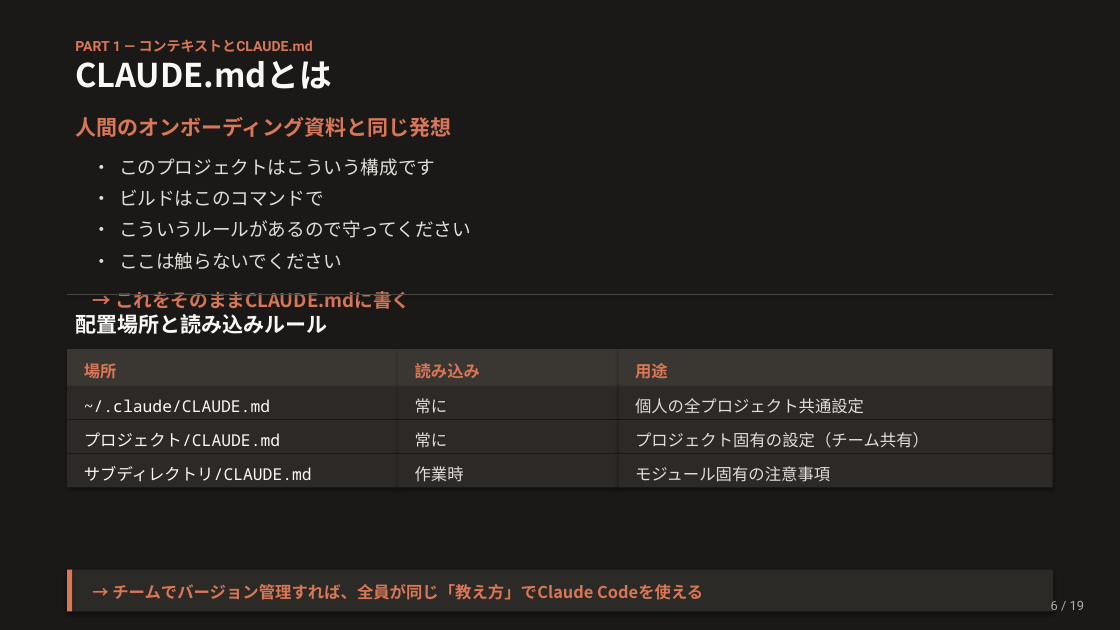
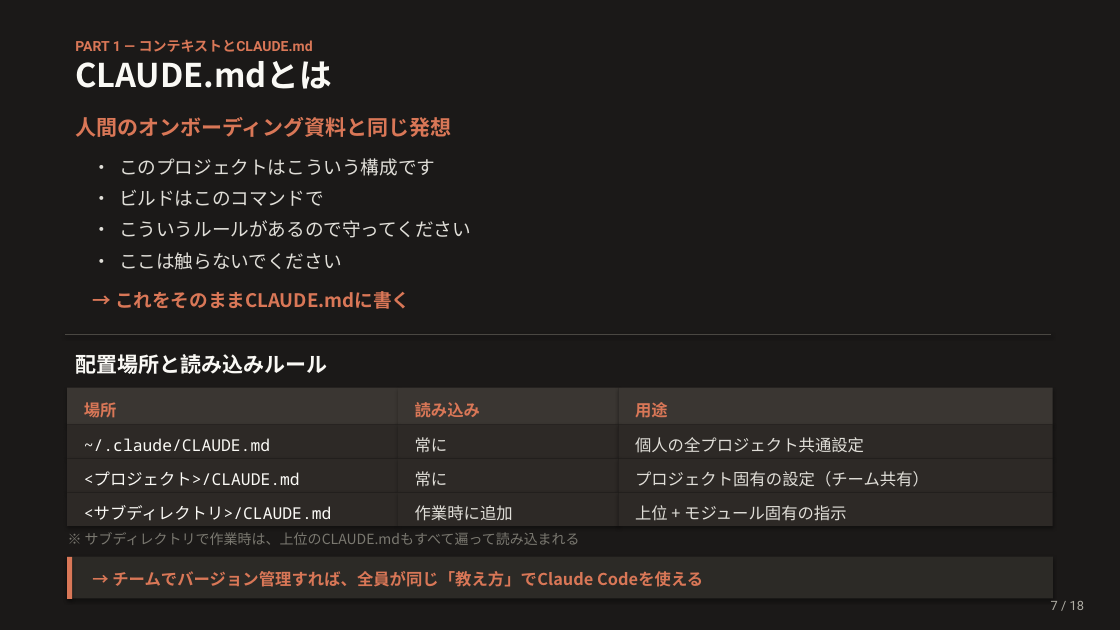
Before and after one commit to Ischca/zenn, a slide deck: slide 6 of slides/Claude_session2.pptx. Drawn at 1120x630 pixels with LibreOffice and Linux fonts; fonts in the diff are those of the drawing. Boxes give left, top, right and bottom in pixels: in the first picture for what was removed or moved away, otherwise in the second. Text is boxed around its words. In the diff, an @@ line names an element or a change of style, - is before the commit and + after.

```diff
--- a/slides/Claude_session2.pptx
+++ b/slides/Claude_session2.pptx
@@ 12 rectangles, 9 texts, 1 line: place and size @@
-12 rectangles, 9 texts, 1 line at (67, 294, 1053, 487)
+12 rectangles, 9 texts, 1 line at (66, 334, 1053, 526)
@@ text at (84, 471, 300, 486): text changed @@
-プロジェクト/CLAUDE.md
+<プロジェクト>/CLAUDE.md
@@ text at (84, 505, 332, 521): text changed @@
-サブディレクトリ/CLAUDE.md
+<サブディレクトリ>/CLAUDE.md
@@ text at (415, 505, 513, 521): text changed @@
-作業時
+作業時に追加
@@ text at (635, 505, 846, 521): text changed @@
-モジュール固有の注意事項
+上位 + モジュール固有の指示
@@ text added at (85, 532, 580, 545), 12 pt, text #7A7870 @@
+※ サブディレクトリで作業時は、上位のCLAUDE.mdもすべて遍って読み込まれる
@@ 2 rectangles, 1 text: place and size @@
-2 rectangles, 1 text at (67, 570, 1053, 612)
+2 rectangles, 1 text at (67, 557, 1053, 599)
@@ text at (1051, 601, 1084, 610): text changed @@
-6 / 19
+7 / 18
```
Also in this commit, not shown: 6 other slides changed, 8 slides added, 12 slides removed, 8 other files.
